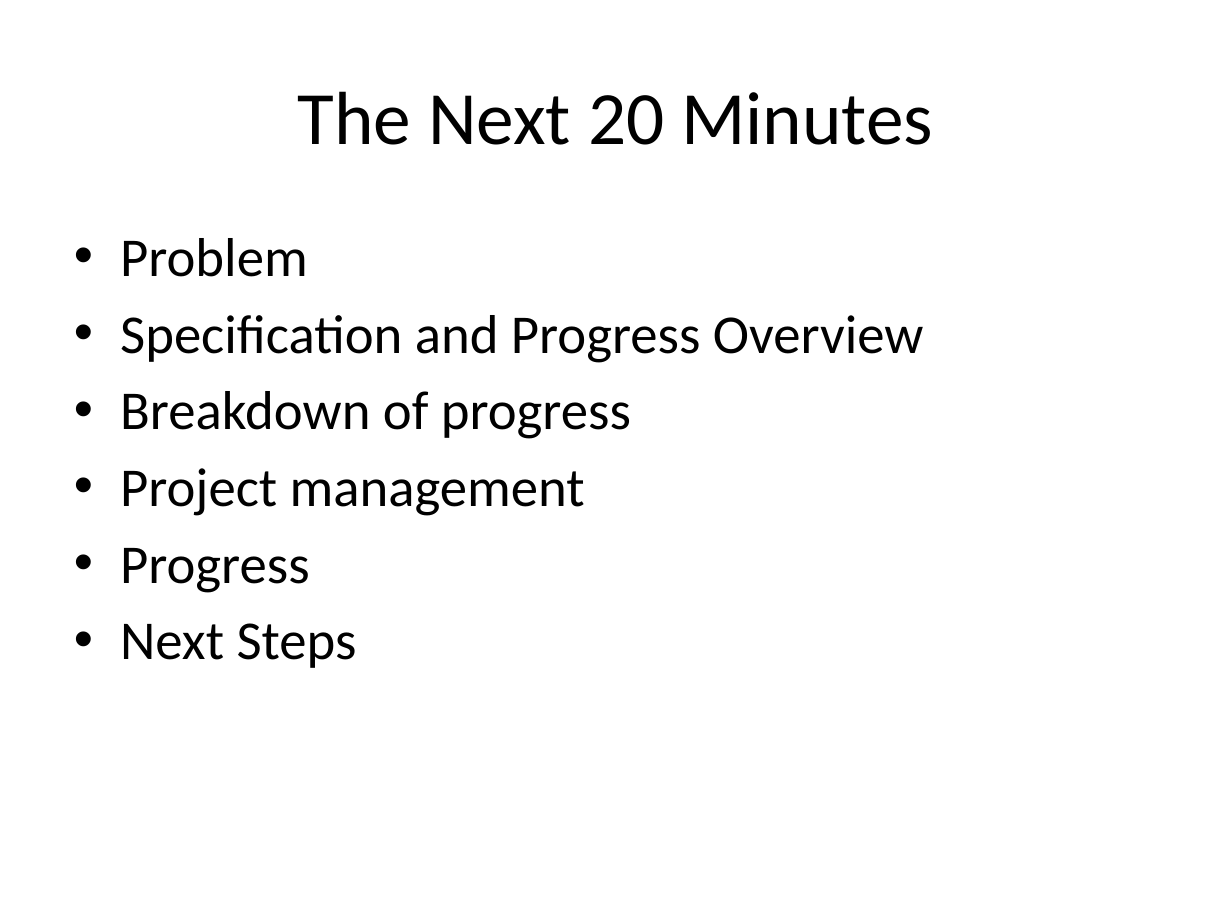
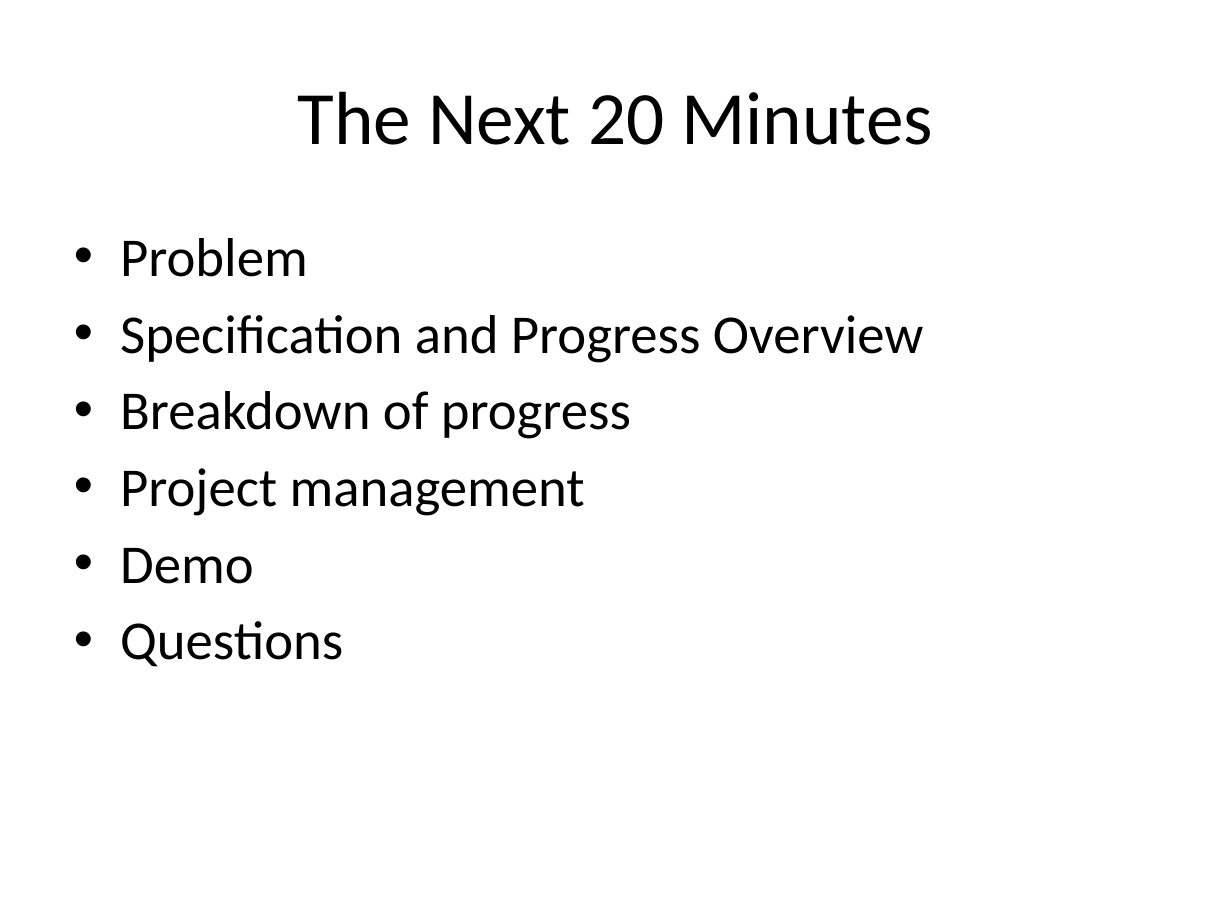
Before and after one commit to andybusse/uavcamera, a slide deck: slide 2 of documents/seminar 2/GDP Group 18 pres.pptx. Drawn at 1232x924 pixels with LibreOffice and Linux fonts; fonts in the diff are those of the drawing. Boxes give left, top, right and bottom in pixels: in the first picture for what was removed or moved away, otherwise in the second. Text is boxed around its words. In the diff, an @@ line names an element or a change of style, - is before the commit and + after.

Commit message:
some minor changes to presentation

```diff
--- a/documents/seminar 2/GDP Group 18 pres.pptx
+++ b/documents/seminar 2/GDP Group 18 pres.pptx
@@ text at (x1=120, y1=548, x2=343, y2=667): text changed @@
-• Progress
-• Next Steps
+• Demo
+• Questions
```
